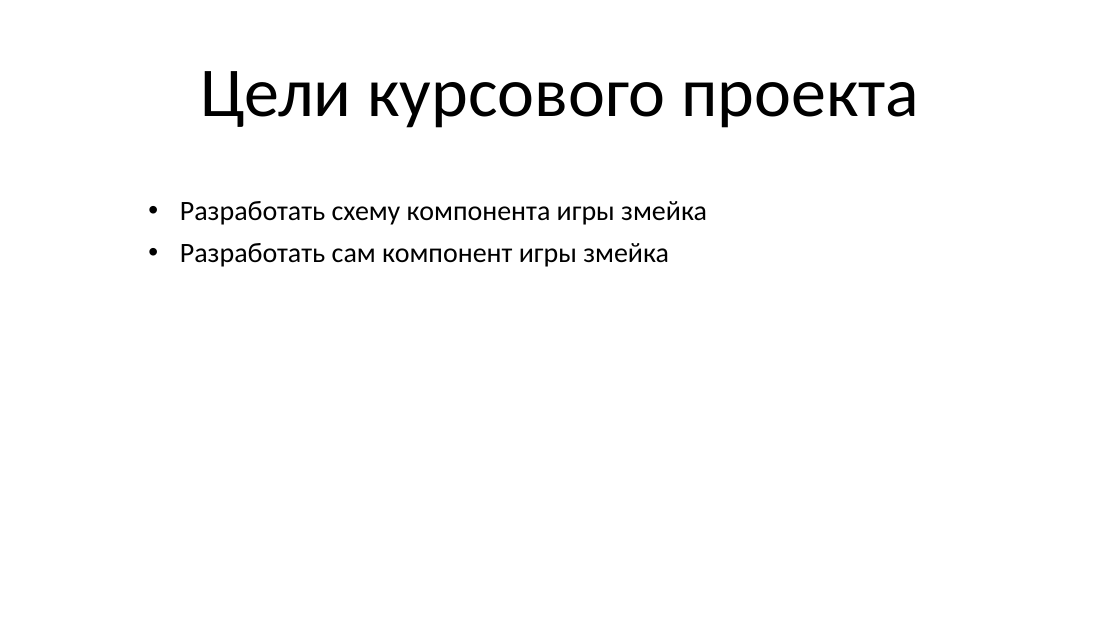
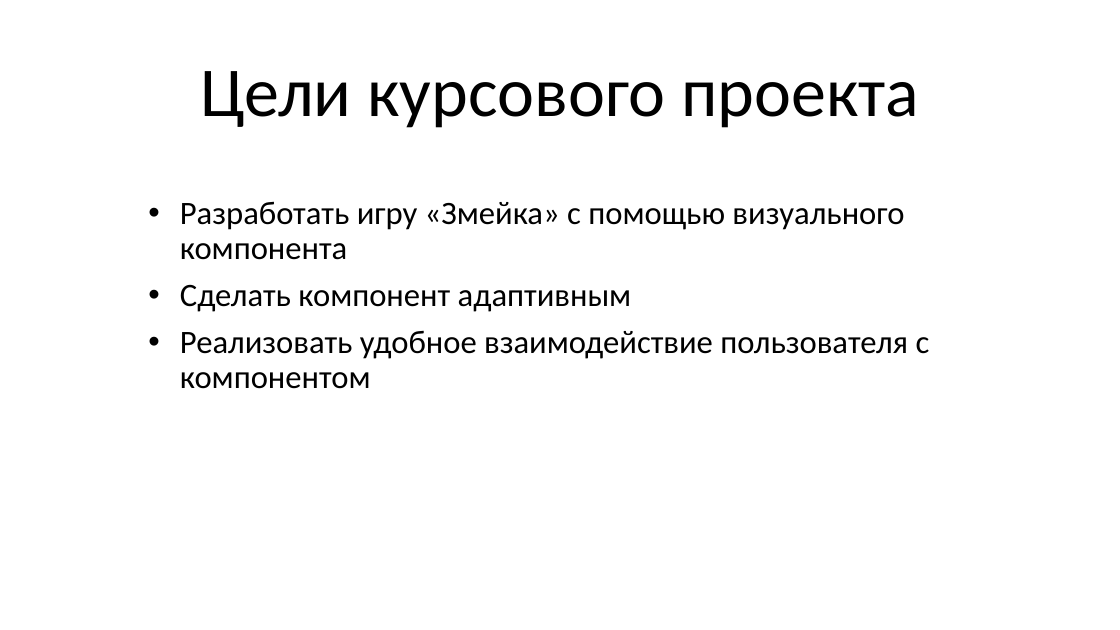
Before and after one commit to 1NiKuz1/snake, a slide deck: slide 2 of выступление/Презентация к курсовому проекту.pptx. Drawn at 1120x630 pixels with LibreOffice and Linux fonts; fonts in the diff are those of the drawing. Boxes give left, top, right and bottom in pixels: in the first picture for what was removed or moved away, otherwise in the second. Text is boxed around its words. In the diff, an @@ line names an element or a change of style, - is before the commit and + after.

```diff
--- a/выступление/Презентация к курсовому проекту.pptx
+++ b/выступление/Презентация к курсовому проекту.pptx
@@ subtitle at (180,201,930,389): text changed; size 24 to 28 pt @@
-• Разработать схему компонента игры змейка
-• Разработать сам компонент игры змейка
+• Разработать игру «Змейка» с помощью визуального компонента
+• Сделать компонент адаптивным
+• Реализовать удобное взаимодействие пользователя с компонентом
```
Also in this commit, not shown: 4 slides added, 3 slides removed, 3 other files.
